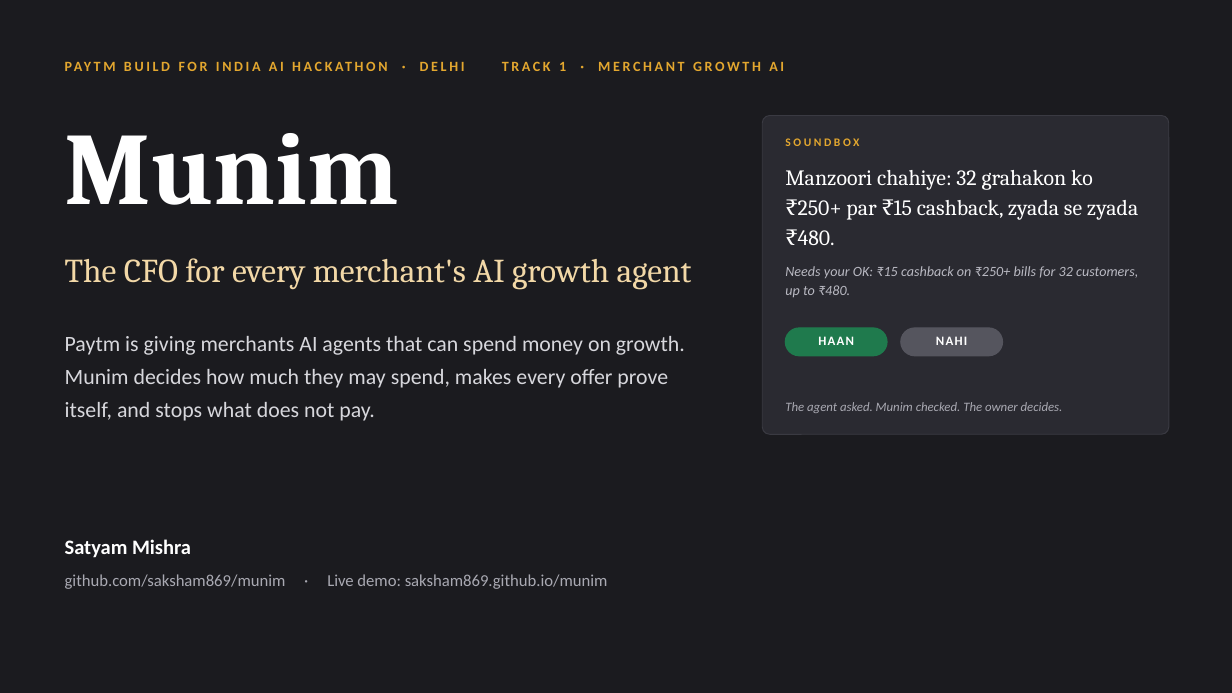
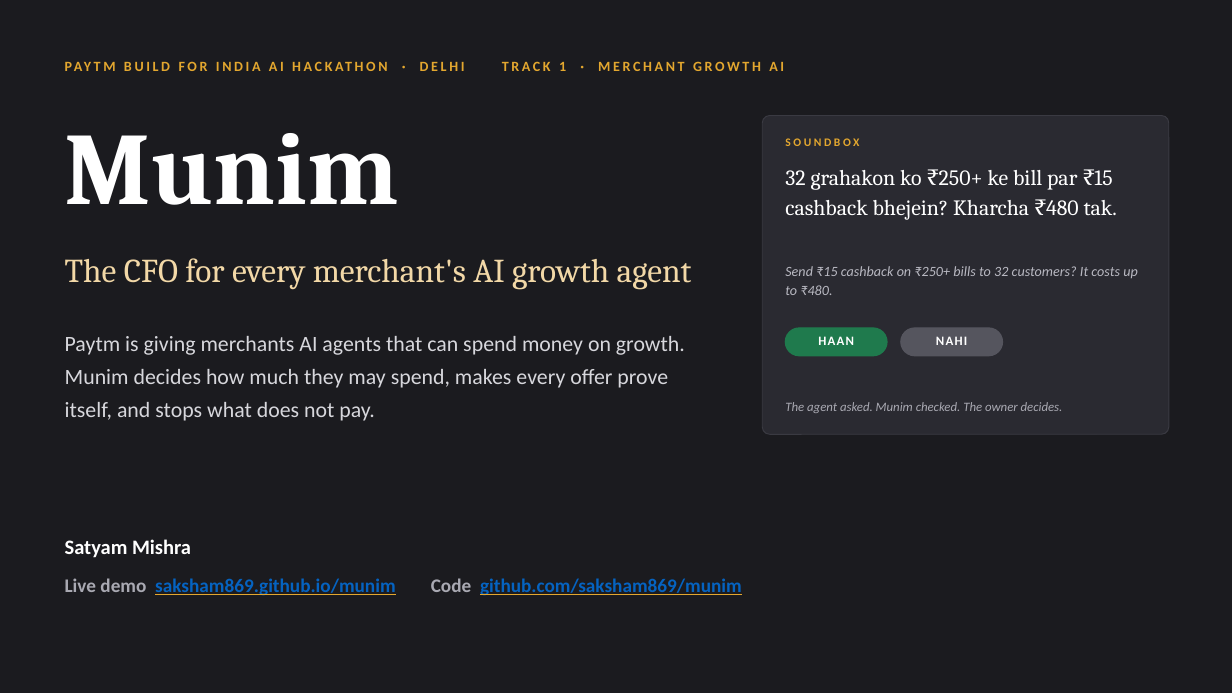
Before and after one commit to saksham869/munim, a slide deck: slide 1 of docs/Munim_Pitch.pptx. Drawn at 1232x693 pixels with LibreOffice and Linux fonts; fonts in the diff are those of the drawing. Boxes give left, top, right and bottom in pixels: in the first picture for what was removed or moved away, otherwise in the second. Text is boxed around its words. In the diff, an @@ line names an element or a change of style, - is before the commit and + after.

```diff
--- a/docs/Munim_Pitch.pptx
+++ b/docs/Munim_Pitch.pptx
@@ text at [785, 170, 1117, 220]: text changed @@
-Manzoori chahiye: 32 grahakon ko ₹250+ par ₹15 cashback, zyada se zyada ₹480.
+32 grahakon ko ₹250+ ke bill par ₹15 cashback bhejein? Kharcha ₹480 tak.
@@ text at [785, 266, 1138, 295]: text changed @@
-Needs your OK: ₹15 cashback on ₹250+ bills for 32 customers, up to ₹480.
+Send ₹15 cashback on ₹250+ bills to 32 customers? It costs up to ₹480.
@@ text at [65, 578, 742, 595]: text changed; size 13 to 15 pt; text colour #A9A9B2 to #0563C1; bold on @@
-github.com/saksham869/munim · Live demo: saksham869.github.io/munim
+Live demo saksham869.github.io/munim Code github.com/saksham869/munim
```
Also in this commit, not shown: 10 other slides changed, 51 other files.
